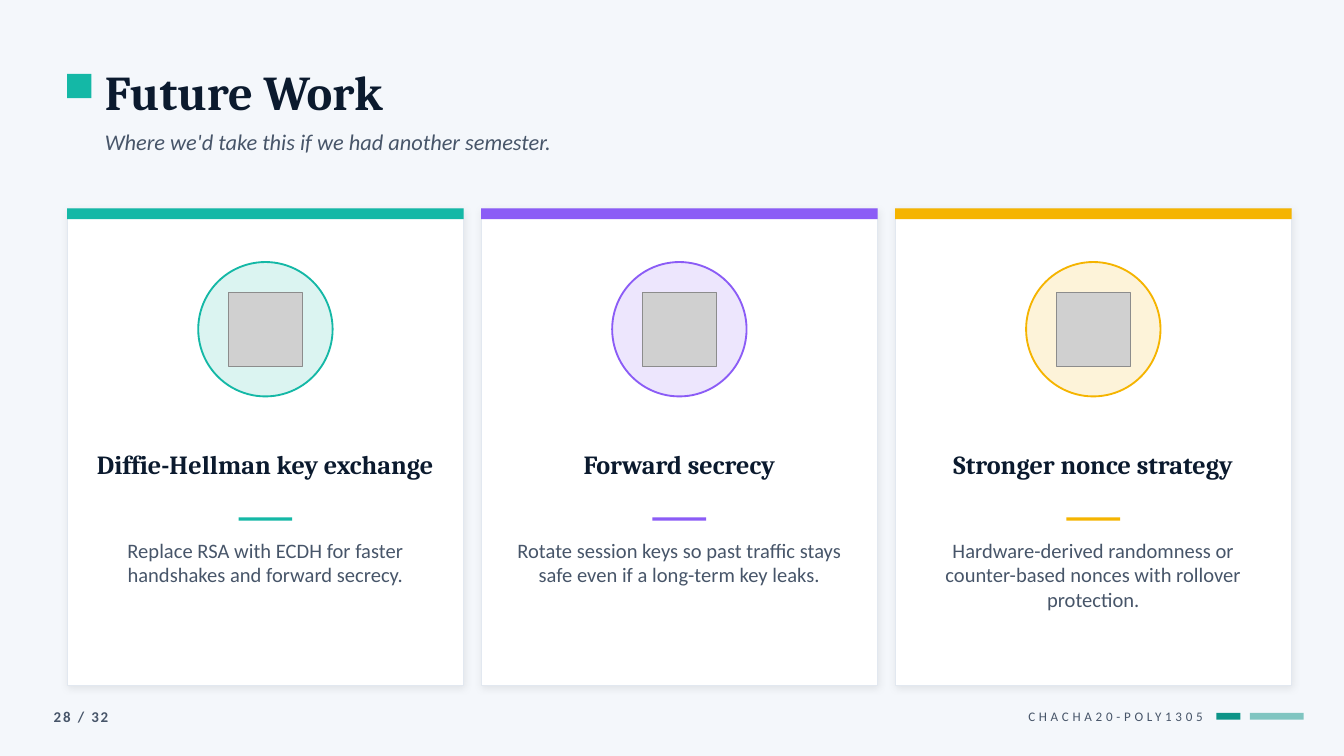
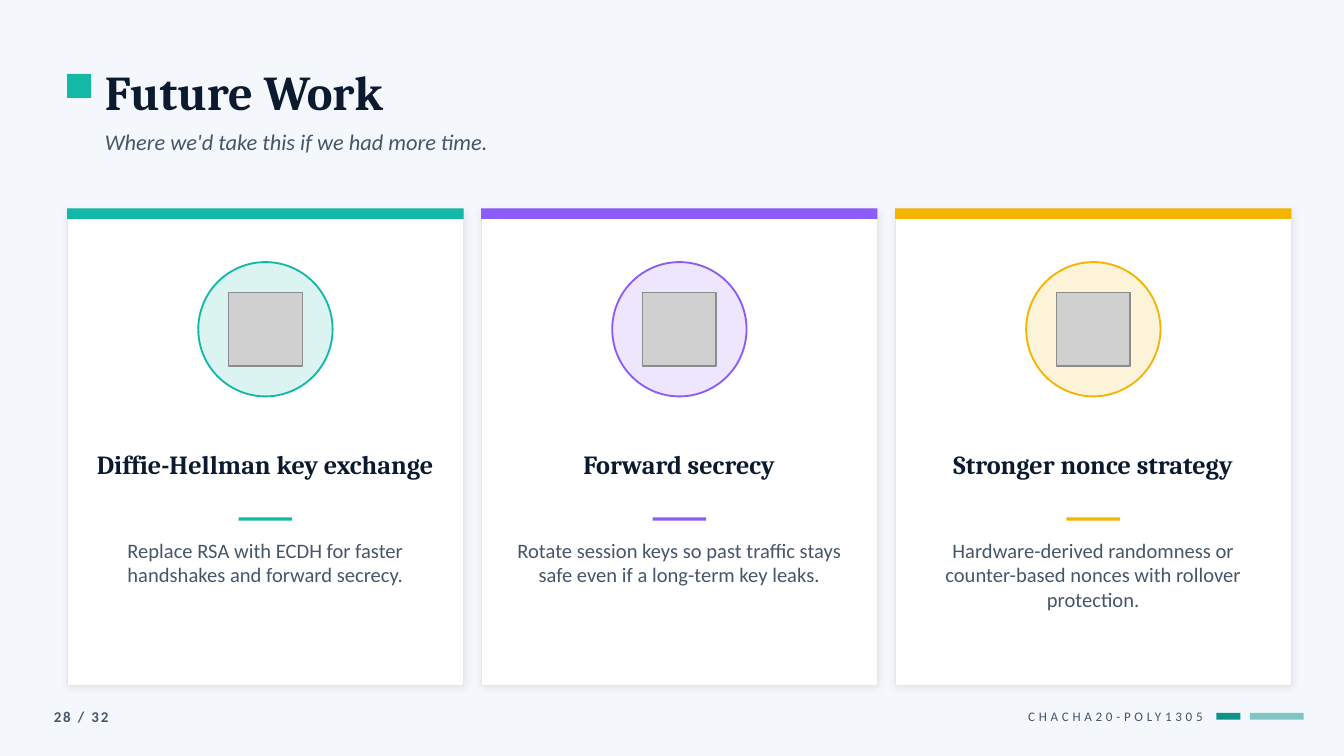
Before and after one commit to AidanLevy05/MATH447-ChatRoom, a slide deck: slide 28 of PowerPoint/MATH_447_Final_Polished.pptx. Drawn at 1344x756 pixels with LibreOffice and Linux fonts; fonts in the diff are those of the drawing; grey boxes stand for pictures. Boxes give left, top, right and bottom in pixels: in the first picture for what was removed or moved away, otherwise in the second. Text is boxed around its words. In the diff, an @@ line names an element or a change of style, - is before the commit and + after.

Commit message:
pptx added

```diff
--- a/PowerPoint/MATH_447_Final_Polished.pptx
+++ b/PowerPoint/MATH_447_Final_Polished.pptx
@@ text at (105, 134, 487, 153): text changed @@
-Where we'd take this if we had another semester.
+Where we'd take this if we had more time.
@@ rectangle at (895, 208, 1292, 685): outline #E2E8F0 0.5 pt to #E2E8F0 0.51 pt @@
```
Also in this commit, not shown: 30 other slides changed.
